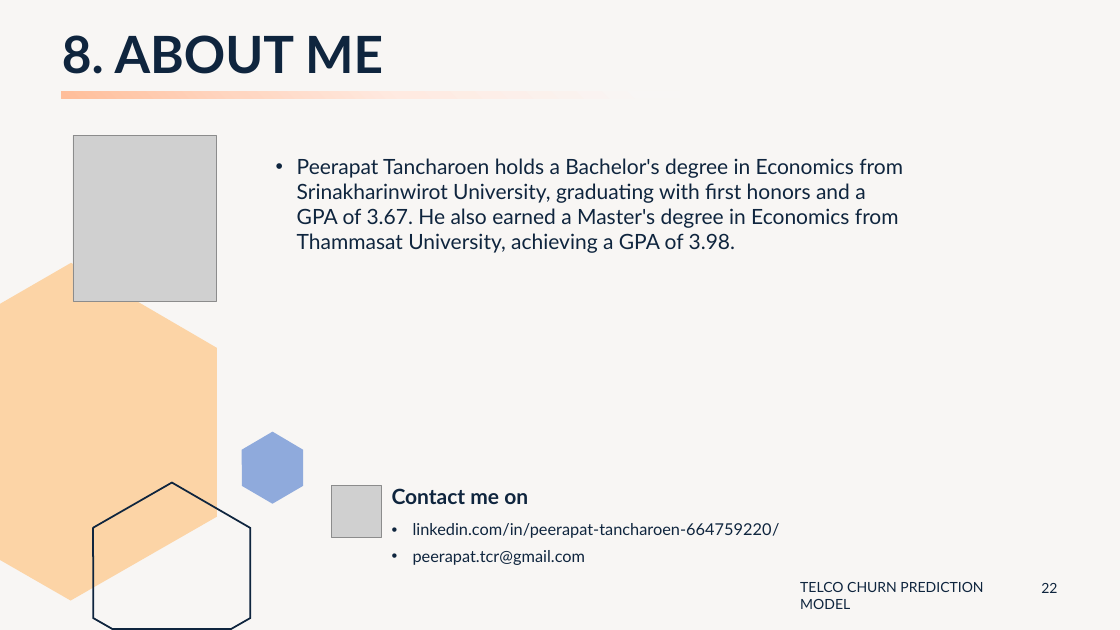
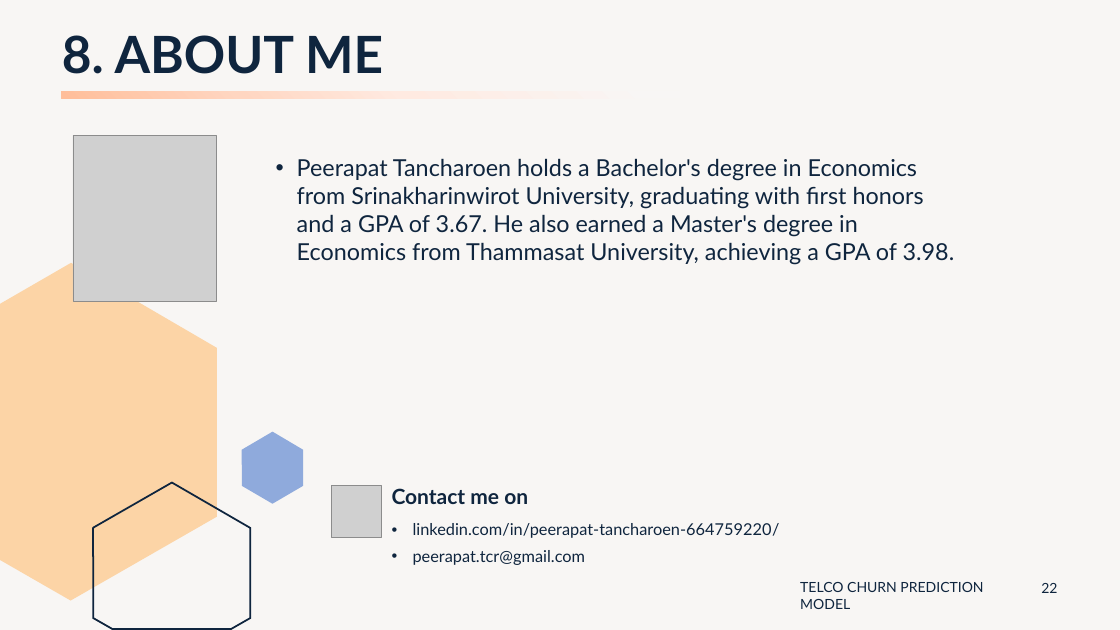
Before and after one commit to peerapat-t/telco_churn_prediction_model, a slide deck: slide 22 of Telco churn prediction model presentation.pptx. Drawn at 1120x630 pixels with LibreOffice and Linux fonts; fonts in the diff are those of the drawing; grey boxes stand for pictures. Boxes give left, top, right and bottom in pixels: in the first picture for what was removed or moved away, otherwise in the second. Text is boxed around its words. In the diff, an @@ line names an element or a change of style, - is before the commit and + after.

```diff
--- a/Telco churn prediction model presentation.pptx
+++ b/Telco churn prediction model presentation.pptx
@@ text "Peerapat Tancharoen holds a Bachelor's ..." at <box>297,158,955,265</box>: size 18 to 20 pt @@
```
Also in this commit, not shown: 3 other slides changed, 2 other files.
